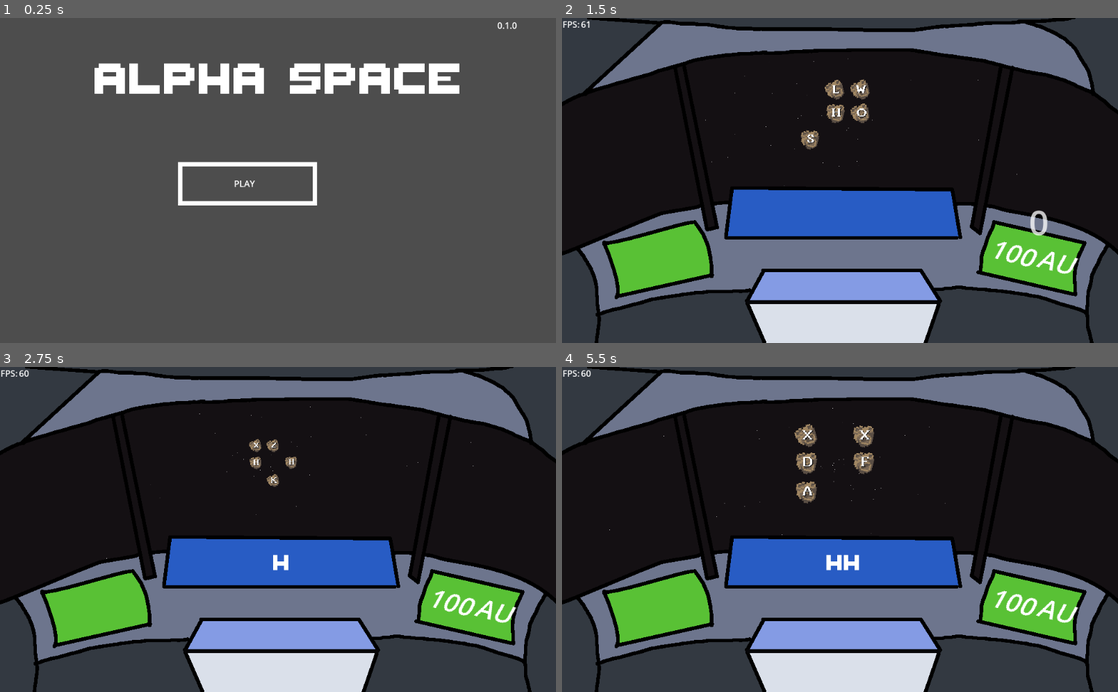
Above: before the commit, frames 1-4 (two rows, left to right).
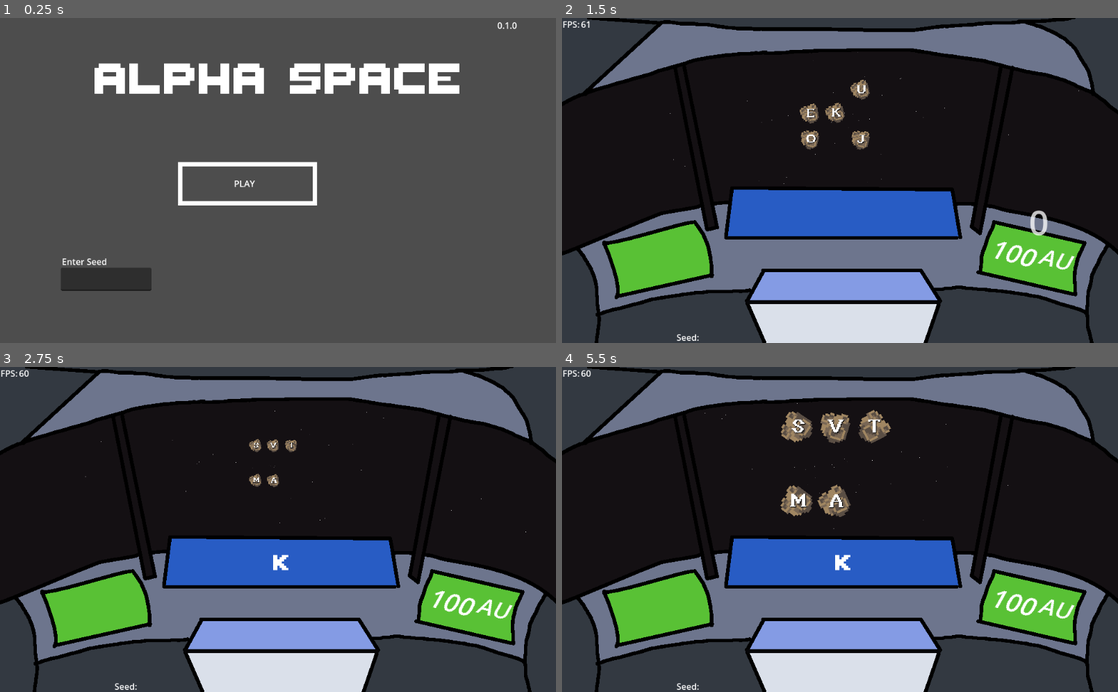
Above: after the commit, the same moments.

Repository: sugarvoid/alpha-space
Game: Godot game, scene res://game/screen/start_screen/start_screen.tscn
Same seed, same stepped clock (60 frames per second), same inputs: the game is played once before the commit and once after it.
Inputs (mouse positions are in pixels of both pictures, inside the frame that each line leads up to):
- Up to frame 1 (0.25 s): no input
- Up to frame 2 (1.5 s): click (840, 200) at 0.5 s; tap Enter at 1.25 s; move the mouse to (834, 92) at 1.27 s; click (834, 92) at 1.42 s
- Up to frame 3 (2.75 s): move the mouse to (272, 461) at 2.02 s; click (272, 461) at 2.17 s
- Up to frame 4 (5.5 s): move the mouse to (817, 445) at 2.77 s; click (817, 445) at 2.92 s; move the mouse to (834, 432) at 3.52 s; click (834, 432) at 3.67 s; move the mouse to (873, 461) at 4.27 s; click (873, 461) at 4.42 s; move the mouse to (817, 480) at 5.02 s; click (817, 480) at 5.17 s

The runs differ from the first frame. In frame 1, 1.2% of the frame differs, in the area x 11-28%, y 73-84%; in frame 2, 1.0%; in frame 3, 0.7%; in frame 4, 3.0%, in the area x 8-93%, y 11-100%.

Commit message:
Add seeds to game

Diff:
--- /dev/null
+++ b/game/autoload/Seeder.gd
@@ -0,0 +1,20 @@
+extends Node
+
+
+var seed_name: String
+
+
+func set_seed(s: String) -> void:
+	seed_name = s
+	_make_seed()
+
+func _make_seed() -> void:
+	var seed_to_use : int
+
+	if seed_name:
+		seed_to_use = hash(seed_name)
+	else:
+		seed_to_use = randi()
+
+	seed(seed_to_use)
+	print(seed_to_use, " is the seed being used")
--- /dev/null
+++ b/game/autoload/seeder.tscn
@@ -0,0 +1,6 @@
+[gd_scene load_steps=2 format=3]
+
+[ext_resource type="Script" path="res://game/autoload/Seeder.gd" id="1_qjuob"]
+
+[node name="Seeder" type="Node"]
+script = ExtResource("1_qjuob")
--- a/game/game.gd
+++ b/game/game.gd
@@ -94,6 +94,7 @@
 		# TODO: Remove me!
 		print(str(word_manager.running_word), ' is a vaild word')
 		# Play positive sound
+		$aud_Correct.play()
 		self.hud.play_score_animation(word_manager.get_running_score())
 		self._lower_distance_left(self.word_manager.get_running_score())
 		self.hud.update_distance_left_label(self._distance_to_goal)
@@ -101,6 +102,7 @@
 		# TODO: Remove me!
 		# take a life????
 		print(str(word_manager.running_word), ' is not a vaild word')
+
 
 	self.word_manager.reset_values()
 	self.hud
@@ -121,6 +123,7 @@
 
 func _lower_distance_left(value: int) -> void:
 	self._distance_to_goal -= value
+	# TODO: If this reaches zero, game won
 
 
 func _on_enter_button_input_event(viewport, event, shape_idx):
--- a/game/game.tscn
+++ b/game/game.tscn
@@ -1,13 +1,14 @@
-[gd_scene load_steps=11 format=3 uid="uid://cexyc6fl3tx2e"]
+[gd_scene load_steps=12 format=3 uid="uid://cexyc6fl3tx2e"]
 
 [ext_resource type="Script" path="res://game/game.gd" id="1_8vr4e"]
 [ext_resource type="PackedScene" uid="uid://b0a3mb224mr5y" path="res://game/hud/hud.tscn" id="3_cdh64"]
 [ext_resource type="PackedScene" uid="uid://v2iwiqck83oo" path="res://game/corkpit/cork_pit.tscn" id="3_hqsl1"]
 [ext_resource type="PackedScene" uid="uid://c1ajj7sdaryad" path="res://game/star_field/star_field.tscn" id="4_onjy1"]
 [ext_resource type="PackedScene" uid="uid://chwyx6msikv4k" path="res://game/space_back_ground.tscn" id="5_cw3rp"]
-[ext_resource type="PackedScene" uid="uid://brpmynuyrhbkj" path="res://game/manager/meteor_manager.tscn" id="6_guurn"]
+[ext_resource type="PackedScene" uid="uid://cwawxlnt8lk1l" path="res://game/manager/meteor_manager.tscn" id="6_guurn"]
 [ext_resource type="AudioStream" uid="uid://807lqkfqu545" path="res://game/music/Neon Night - Free CCA Synthwave Music For Games.ogg" id="7_efttr"]
 [ext_resource type="PackedScene" uid="uid://blypbjnijctbi" path="res://game/manager/laser_manager.tscn" id="8_05m1i"]
+[ext_resource type="AudioStream" uid="uid://778ft11x2lnd" path="res://game/manager/correct.wav" id="10_8cnsc"]
 [ext_resource type="PackedScene" uid="uid://bvvbc1ken5fys" path="res://game/letter_bank/letter_bank.tscn" id="11_8el8g"]
 
 [sub_resource type="RectangleShape2D" id="RectangleShape2D_s02g2"]
@@ -44,4 +45,5 @@
 position = Vector2(670, 434)
 shape = SubResource("RectangleShape2D_s02g2")
 
-[connection signal="input_event" from="EnterButton" to="." method="_on_enter_button_input_event"]
+[node name="aud_Correct" type="AudioStreamPlayer" parent="."]
+stream = ExtResource("10_8cnsc")
--- a/game/hud/hud.gd
+++ b/game/hud/hud.gd
@@ -8,6 +8,7 @@
 
 func _ready() -> void:
 	lbl_running_word.text = ""
+	$SeedInfo/lbl_Name.text = Seeder.seed_name
 
 
 func _process(delta: float) -> void:
--- a/game/hud/hud.tscn
+++ b/game/hud/hud.tscn
@@ -62,7 +62,7 @@
 offset_top = -4.96857
 offset_right = 144.51
 offset_bottom = 65.0314
-theme_override_font_sizes/font_size = 48
+theme_override_font_sizes/font_size = 42
 text = "AU"
 
 [node name="lbl_RunningWord" type="Label" parent="."]
@@ -93,3 +93,26 @@
 libraries = {
 "": SubResource("AnimationLibrary_joqor")
 }
+
+[node name="SeedInfo" type="Control" parent="."]
+layout_mode = 3
+anchors_preset = 0
+offset_left = 145.0
+offset_top = 326.0
+offset_right = 185.0
+offset_bottom = 366.0
+metadata/_edit_group_ = true
+
+[node name="lbl_Name" type="Label" parent="SeedInfo"]
+offset_left = 112.0
+offset_top = 252.0
+offset_right = 183.0
+offset_bottom = 278.0
+text = "seddd na"
+
+[node name="lbl_Name2" type="Label" parent="SeedInfo"]
+offset_left = 66.0
+offset_top = 252.0
+offset_right = 108.0
+offset_bottom = 278.0
+text = "Seed:"
--- a/game/manager/laser_manager.gd
+++ b/game/manager/laser_manager.gd
@@ -19,5 +19,6 @@
 	laser_right.start_pos = target
 	laser_right.end_pos = right_turrent.global_position
 
+	$AudioStreamPlayer.play()
 	self.add_child(laser_left)
 	self.add_child(laser_right)
--- a/game/manager/laser_manager.tscn
+++ b/game/manager/laser_manager.tscn
@@ -1,6 +1,7 @@
-[gd_scene load_steps=2 format=3 uid="uid://blypbjnijctbi"]
+[gd_scene load_steps=3 format=3 uid="uid://blypbjnijctbi"]
 
 [ext_resource type="Script" path="res://game/manager/laser_manager.gd" id="1_ftqdp"]
+[ext_resource type="AudioStream" uid="uid://cqqed4n6ico8j" path="res://game/manager/laser_shoot.wav" id="2_asv8f"]
 
 [node name="LaserManager" type="Node2D"]
 script = ExtResource("1_ftqdp")
@@ -10,3 +11,6 @@
 
 [node name="Right" type="Marker2D" parent="."]
 position = Vector2(509, 433)
+
+[node name="AudioStreamPlayer" type="AudioStreamPlayer" parent="."]
+stream = ExtResource("2_asv8f")
--- a/game/manager/meteor_manager.gd
+++ b/game/manager/meteor_manager.gd
@@ -8,6 +8,9 @@
 
 @onready var inner_node: Node2D = get_node("Inner")
 @onready var outer_node: Node2D = get_node("Outer")
+
+@onready var meteors: Node = get_node("Meteors")
+
 
 const p_Meteor: PackedScene = preload("res://game/meteor/meteor.tscn")
 const p_Explosion: PackedScene = preload("res://game/meteor/particle_explosion.tscn")
@@ -27,7 +30,7 @@
 	meteor.start_pos = self.inner_positions[slot]
 	meteor.end_pos = self.outer_positions[slot]
 	###self._add_meteor_to_child(slot, meteor)
-	self.add_child(meteor)
+	self.meteors.add_child(meteor)
 	meteor.was_shot.connect(_meteor_shot)
 	meteor.was_stored.connect(_meteor_stored)
 	self.current_meteors[slot] = meteor
@@ -43,28 +46,30 @@
 
 
 func new_round(meteors: int) -> void:
-	for m in self.get_children():
+	for m in self.meteors.get_children():
 		remove_meteor(m)
 	self._spawn_meteors(meteors)
 
 
 func _meteor_shot(m: Meteor) -> void:
+
 	self.emit_signal("send_shoot", m.slot_number)
 	self.emit_signal("meteor_shot", m.letter)
 
 
 func _meteor_stored(m: Meteor) -> void:
+
 	self.emit_signal("send_save", m.slot_number)
 	self.emit_signal("meteor_stored", m.letter)
 
 
 func _get_random_letter() -> String:
-	randomize()
+
 	return self.LETTERS[randi() % LETTERS.size()]
 
 
 func _add_meteor_to_child(child_num: int, meteor: Meteor) -> void:
-	self.add_child(meteor)
+	self.meteors.add_child(meteor)
 	self.current_meteors[child_num] = meteor
 
 
--- a/game/manager/meteor_manager.tscn
+++ b/game/manager/meteor_manager.tscn
@@ -1,9 +1,11 @@
-[gd_scene load_steps=2 format=3 uid="uid://brpmynuyrhbkj"]
+[gd_scene load_steps=2 format=3 uid="uid://cwawxlnt8lk1l"]
 
 [ext_resource type="Script" path="res://game/manager/meteor_manager.gd" id="1_v866o"]
 
 [node name="MeteorManager" type="Node2D"]
 script = ExtResource("1_v866o")
+
+[node name="Meteors" type="Node" parent="."]
 
 [node name="Inner" type="Node2D" parent="."]
 
--- a/game/screen/start_screen/start_screen.gd
+++ b/game/screen/start_screen/start_screen.gd
@@ -3,7 +3,8 @@
 
 # Called when the node enters the scene tree for the first time.
 func _ready():
-	$AnimationPlayer.play("fade_in_music")
+	#$AnimationPlayer.play("fade_in_music")
+	$AudioStreamPlayer.play()
 
 
 # Called every frame. 'delta' is the elapsed time since the previous frame.
@@ -12,4 +13,5 @@
 
 
 func _on_btn_start_pressed():
+	Seeder.set_seed($txt_Seed.text)
 	get_tree().change_scene_to_file("res://game/game.tscn")
--- a/game/screen/start_screen/start_screen.tscn
+++ b/game/screen/start_screen/start_screen.tscn
@@ -49,15 +49,17 @@
 script = ExtResource("1_ustq1")
 
 [node name="TextureRect" type="TextureRect" parent="."]
+layout_mode = 0
 offset_right = 40.0
 offset_bottom = 40.0
 texture = ExtResource("1_jfhku")
 
 [node name="AudioStreamPlayer" type="AudioStreamPlayer" parent="."]
 stream = ExtResource("2_g8xkf")
-autoplay = true
+volume_db = -16.944
 
 [node name="btn_Start" type="TextureButton" parent="."]
+layout_mode = 0
 offset_left = 328.0
 offset_top = 266.0
 offset_right = 696.0
@@ -67,6 +69,7 @@
 texture_hover = SubResource("AtlasTexture_c27ci")
 
 [node name="Label" type="Label" parent="."]
+layout_mode = 0
 offset_left = 174.0
 offset_top = 54.0
 offset_right = 854.0
@@ -76,6 +79,7 @@
 text = "ALPHA SPACE"
 
 [node name="lbl_Version" type="Label" parent="."]
+layout_mode = 0
 offset_left = 916.0
 offset_top = 2.0
 offset_right = 1025.0
@@ -83,15 +87,31 @@
 text = "0.1.0"
 
 [node name="Label2" type="Label" parent="."]
+layout_mode = 0
 offset_left = 431.0
 offset_top = 294.0
 offset_right = 626.0
 offset_bottom = 348.0
 text = "PLAY"
 
+[node name="Label3" type="Label" parent="."]
+layout_mode = 1
+offset_left = 114.0
+offset_top = 438.0
+offset_right = 309.0
+offset_bottom = 492.0
+text = "Enter Seed"
+
 [node name="AnimationPlayer" type="AnimationPlayer" parent="."]
 libraries = {
 "": SubResource("AnimationLibrary_2h8i0")
 }
 
+[node name="txt_Seed" type="TextEdit" parent="."]
+layout_mode = 0
+offset_left = 112.0
+offset_top = 461.0
+offset_right = 279.0
+offset_bottom = 504.0
+
 [connection signal="pressed" from="btn_Start" to="." method="_on_btn_start_pressed"]
--- a/project.godot
+++ b/project.godot
@@ -91,6 +91,10 @@
 config/features=PackedStringArray("4.0", "Forward Plus")
 config/icon="res://icon.svg"
 
+[autoload]
+
+Seeder="*res://game/autoload/Seeder.gd"
+
 [display]
 
 window/size/viewport_width=1024
Not shown, added: game/manager/correct.wav.import
Not shown, added: game/manager/explosion.wav.import
Not shown, added: game/manager/laser_shoot.wav.import
Not shown, added: game/manager/store_meteor.wav.import
Not shown, added: game/screen/start_screen/sound.wav.import
Not shown, added: game/manager/correct.wav
Not shown, added: game/manager/explosion.wav
Not shown, added: game/manager/laser_shoot.wav
Not shown, added: game/manager/store_meteor.wav
Not shown, added: game/screen/start_screen/sound.wav
